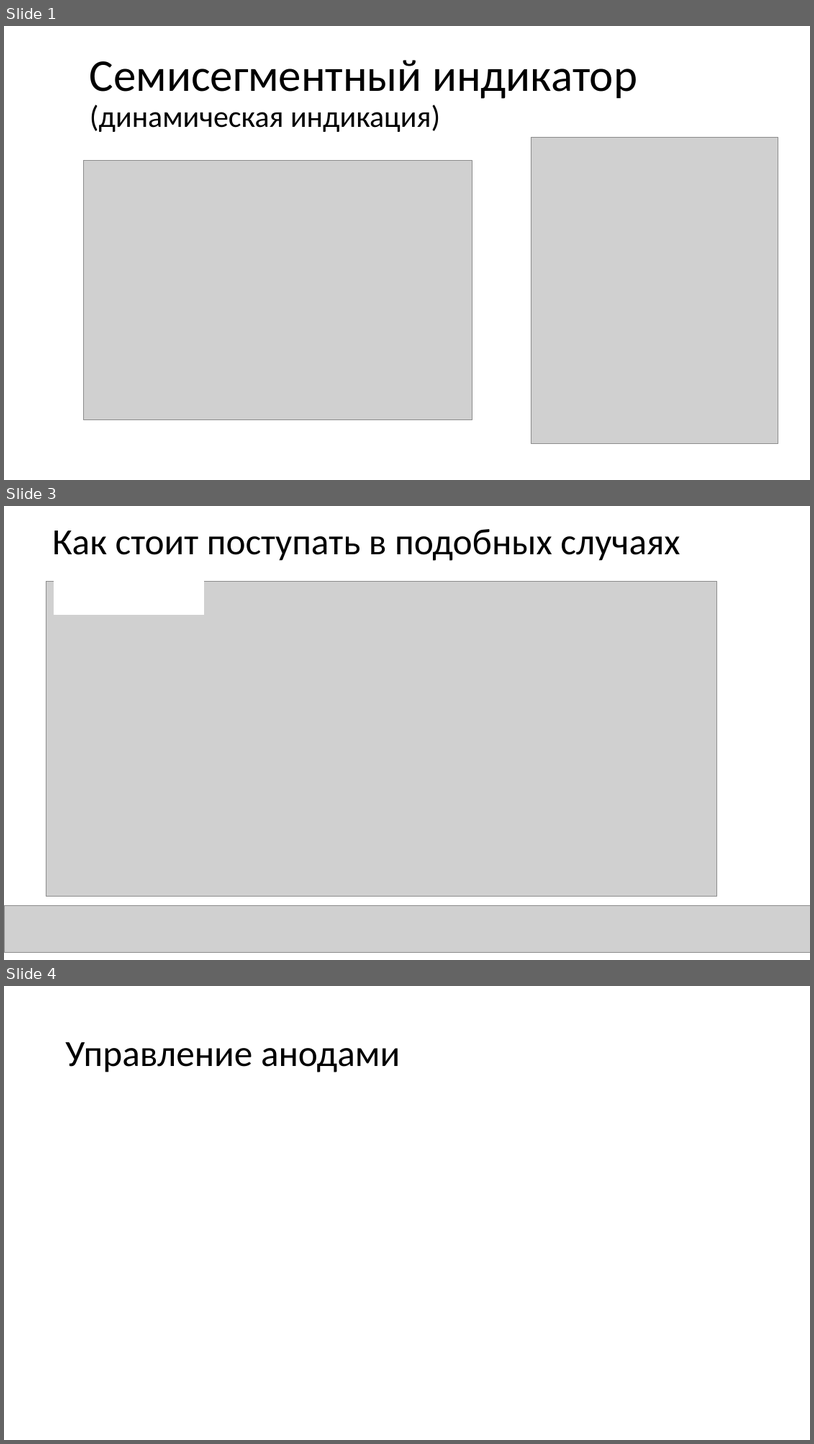
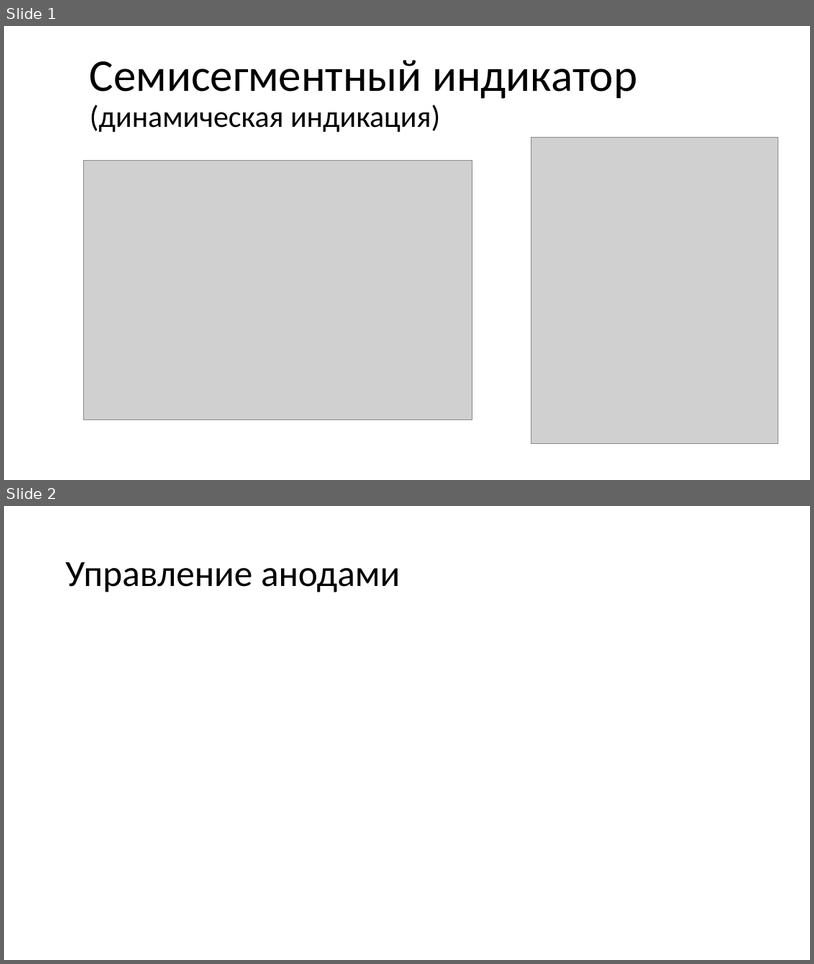
Before and after one commit to BusseAA/FPGA_introduction_course, a slide deck: slides/hex_indicator.pptx. Shown one above the other, each under a label of ours: slides 1, 3 and 4 before the commit, slides 1 and 2 after it; the slides between them are not shown. The pictures are 814x1444 and 814x964 pixels, drawn with LibreOffice and Linux fonts; fonts in the diff are those of the drawing; grey boxes stand for pictures. Boxes give left, top, right and bottom in pixels: in the first picture for what was removed or moved away, otherwise in the second. Text is boxed around its words. In the diff, an @@ line names an element or a change of style, - is before the commit and + after.

```diff
--- a/slides/hex_indicator.pptx
+++ b/slides/hex_indicator.pptx
@@ slide 3 removed at (4, 506, 810, 960), background #FFFFFF @@
@@ title removed at (52, 529, 680, 561) @@
-Как стоит поступать в подобных случаях
@@ picture removed at (46, 581, 718, 896) @@
@@ rectangle removed at (54, 572, 203, 614) @@
@@ picture removed at (4, 906, 810, 952) @@
@@ what was slide 4 is now slide 2 @@
```
Also in this commit, not shown: 1 other slide removed, 12 other files.
